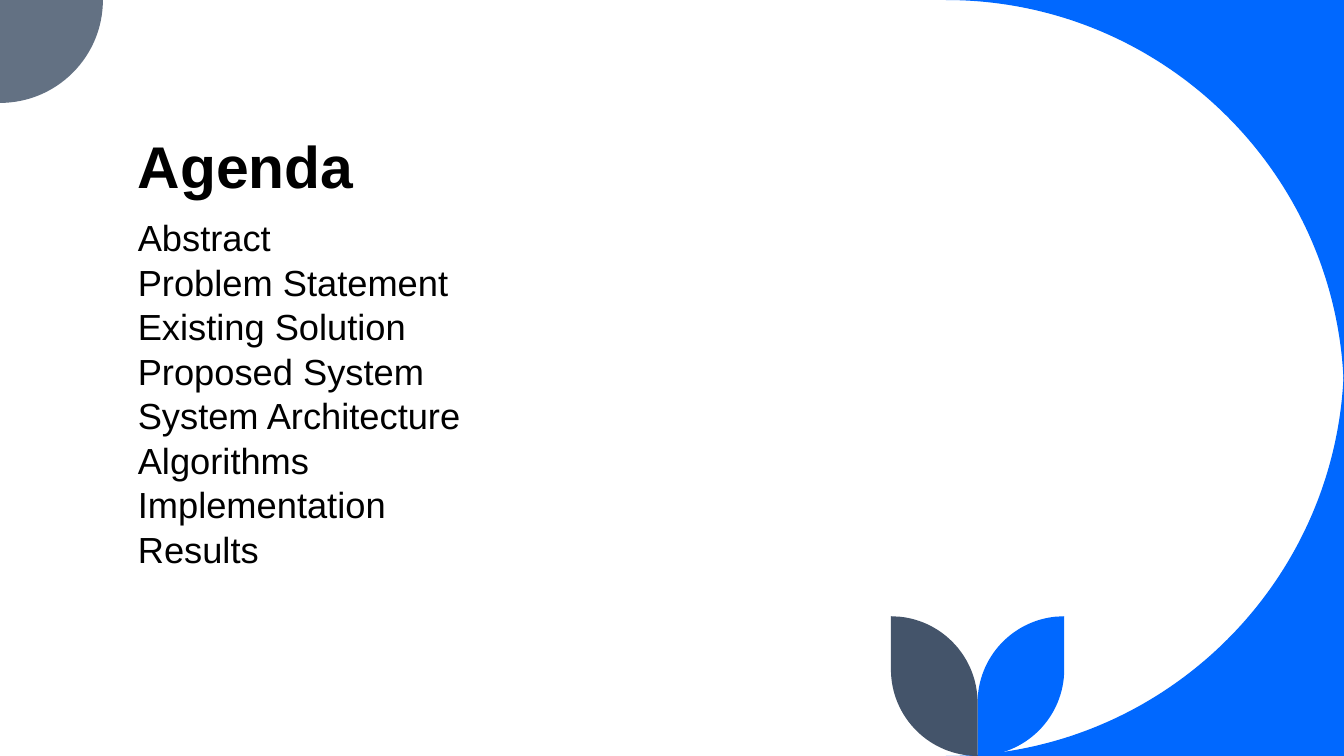
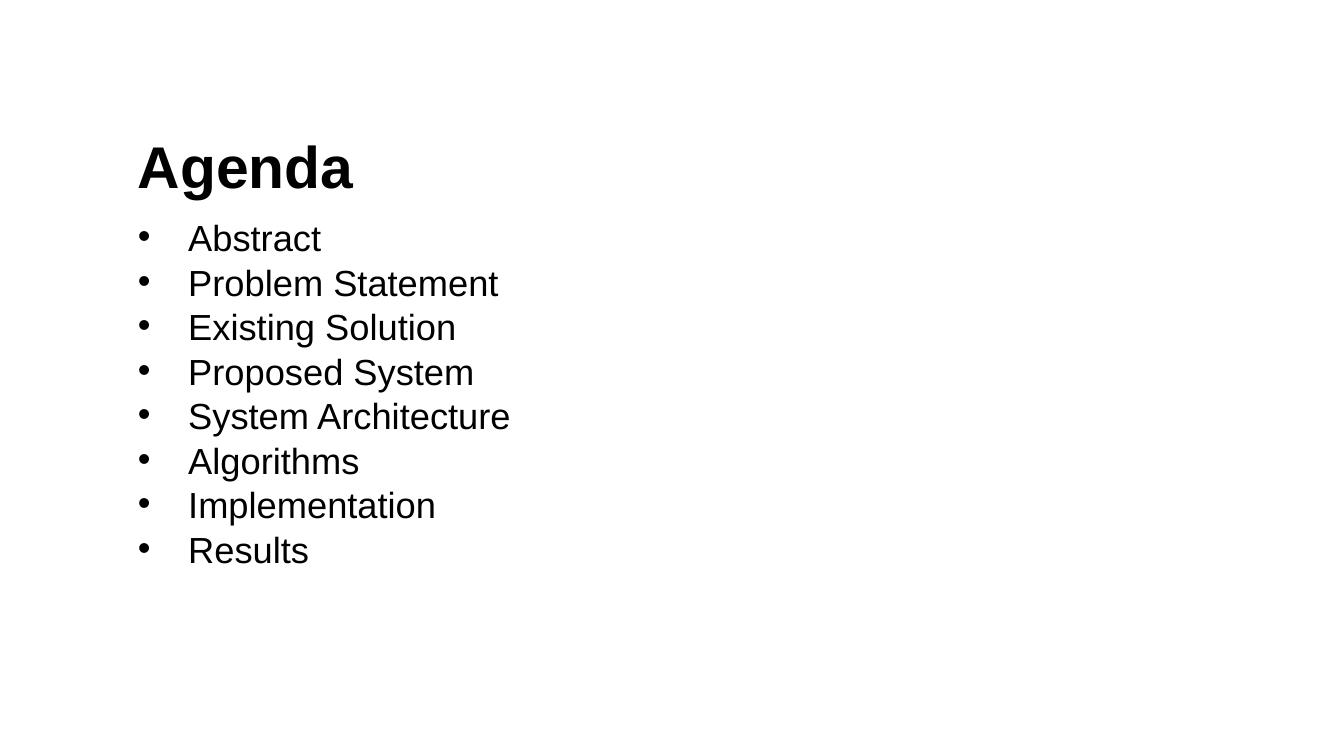
Before and after one commit to aslucky0143/final-year-project, a slide deck: slide 3 of Liver Cirrhosis Prediction System.pptx. Drawn at 1344x756 pixels with LibreOffice and Linux fonts; fonts in the diff are those of the drawing. Boxes give left, top, right and bottom in pixels: in the first picture for what was removed or moved away, otherwise in the second. Text is boxed around its words. In the diff, an @@ line names an element or a change of style, - is before the commit and + after.

```diff
--- a/Liver Cirrhosis Prediction System.pptx
+++ b/Liver Cirrhosis Prediction System.pptx
@@ text "Abstract" at (x1=188, y1=224, x2=510, y2=564): bullet none to • @@
@@ group removed at (x1=0, y1=0, x2=1344, y2=756): 5 freeform shapes @@
```
Also in this commit, not shown: 15 other slides changed, 4 slides added, 6 slides removed, 2 other files.
